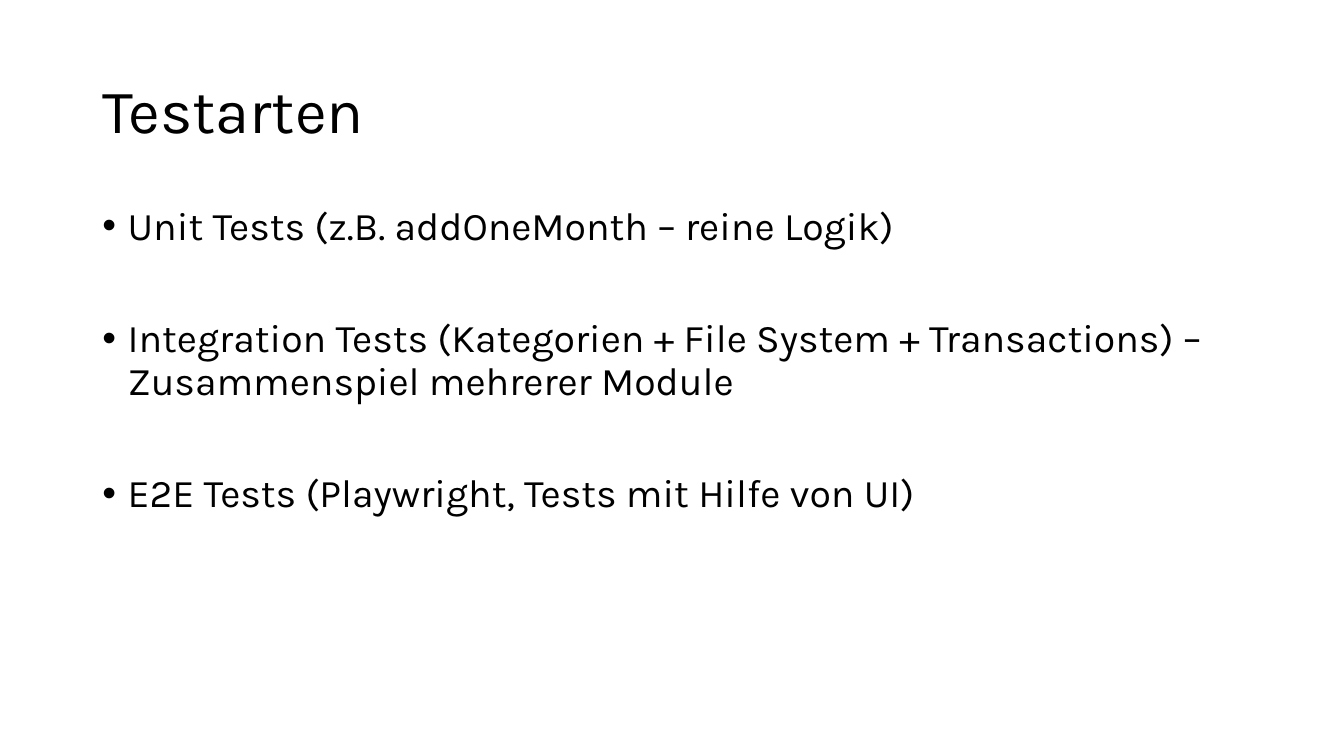
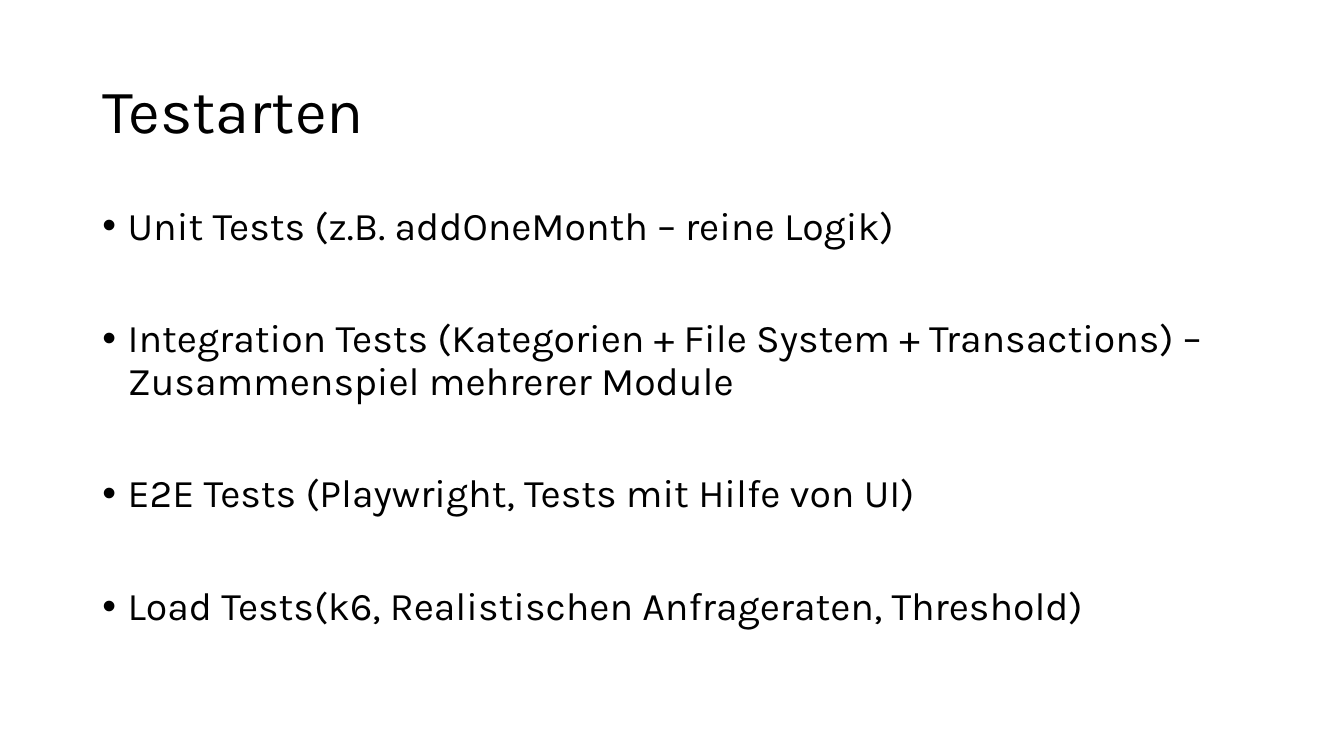
Before and after one commit to jenninismn/Brisk-Budget, a slide deck: slide 7 of ProjektPräsentation.pptx. Drawn at 1344x756 pixels with LibreOffice and Linux fonts; fonts in the diff are those of the drawing. Boxes give left, top, right and bottom in pixels: in the first picture for what was removed or moved away, otherwise in the second. Text is boxed around its words. In the diff, an @@ line names an element or a change of style, - is before the commit and + after.

Commit message:
LATE: Behebung der Fehler in der Pipeline, hinzufügen eines weiteren thresholdtests

```diff
--- a/ProjektPräsentation.pptx
+++ b/ProjektPräsentation.pptx
@@ text at (x1=128, y1=591, x2=1083, y2=630): paragraph added @@
+• Load Tests(k6, Realistischen Anfrageraten, Threshold)
```
Also in this commit, not shown: 3 slides added, 29 other files.
